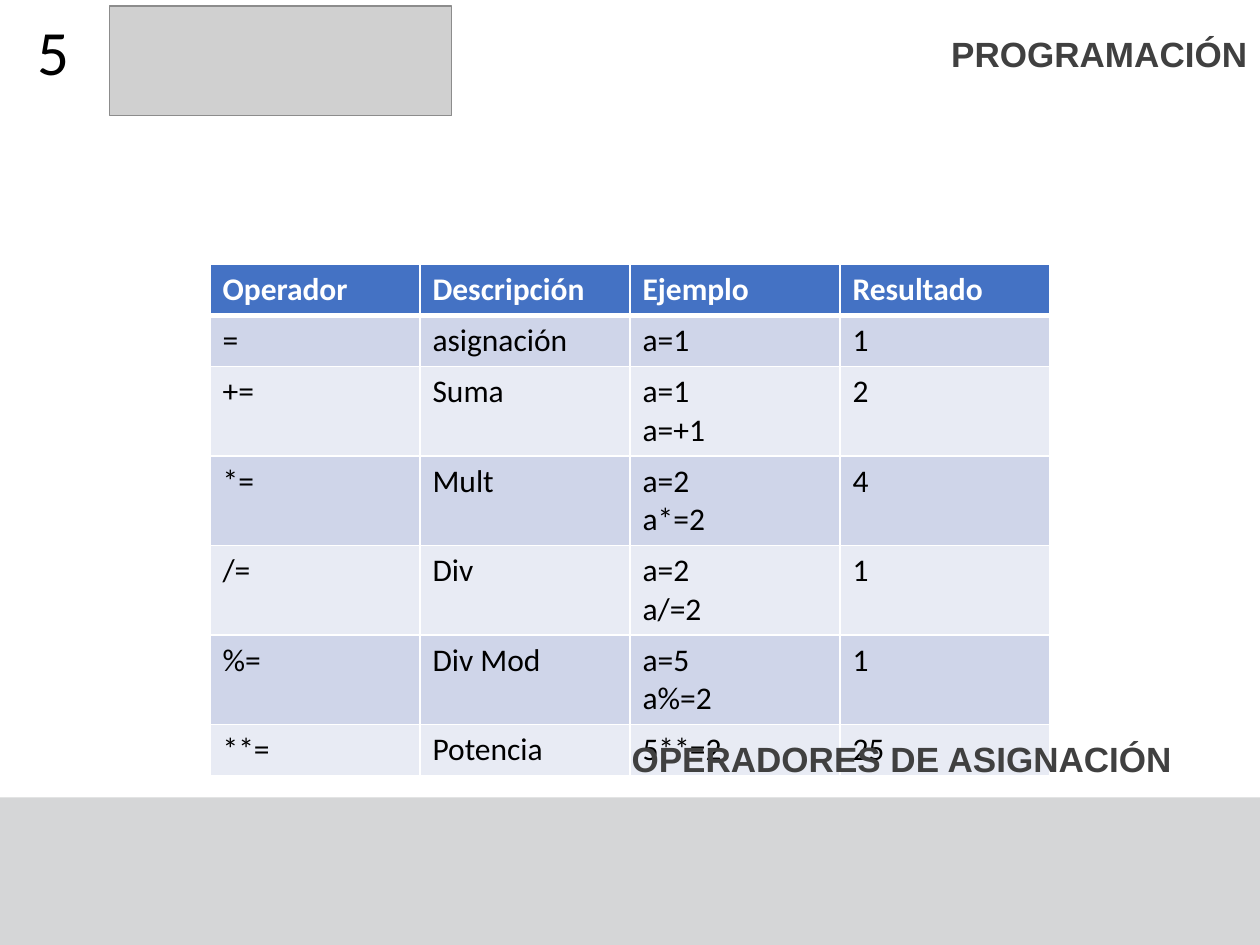
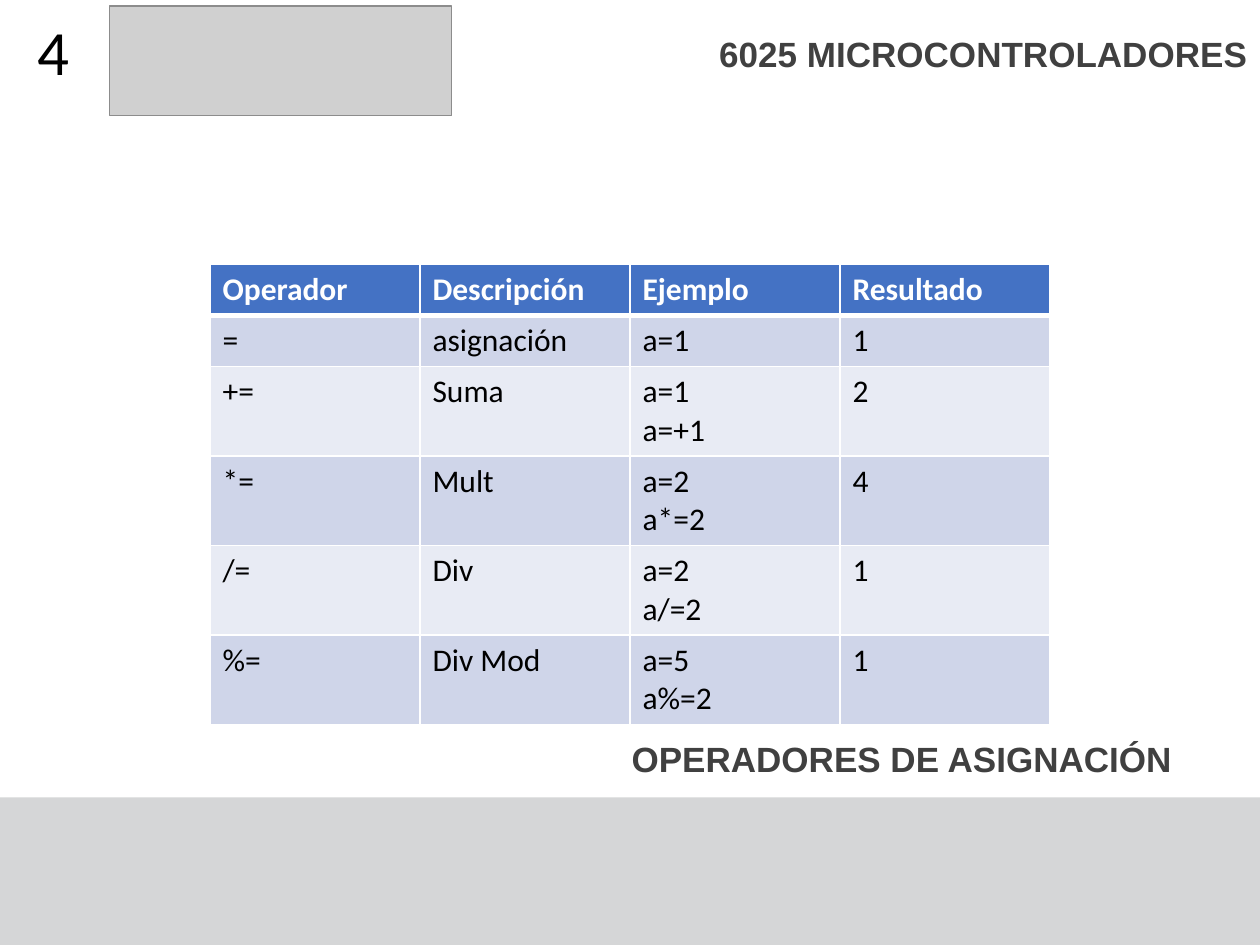
Before and after one commit to F4bian1012/Microcontroladores, a slide deck: slide 4 of Sesión_0/Operadores.pptx (slide 5 before the commit). Drawn at 1260x945 pixels with LibreOffice and Linux fonts; fonts in the diff are those of the drawing; grey boxes stand for pictures. Boxes give left, top, right and bottom in pixels: in the first picture for what was removed or moved away, otherwise in the second. Text is boxed around its words. In the diff, an @@ line names an element or a change of style, - is before the commit and + after.

```diff
--- a/Sesión_0/Operadores.pptx
+++ b/Sesión_0/Operadores.pptx
@@ title at [38,34,70,75]: text changed @@
-5
+4
@@ text at [719,42,1247,68]: text changed @@
-PROGRAMACIÓN
+6025 MICROCONTROLADORES
@@ table at [210,265,1052,714] @@
-row 7: **= | Potencia | 5**=2 | 25
```
Also in this commit, not shown: 5 other slides changed, 3 slides removed, 10 other files.
